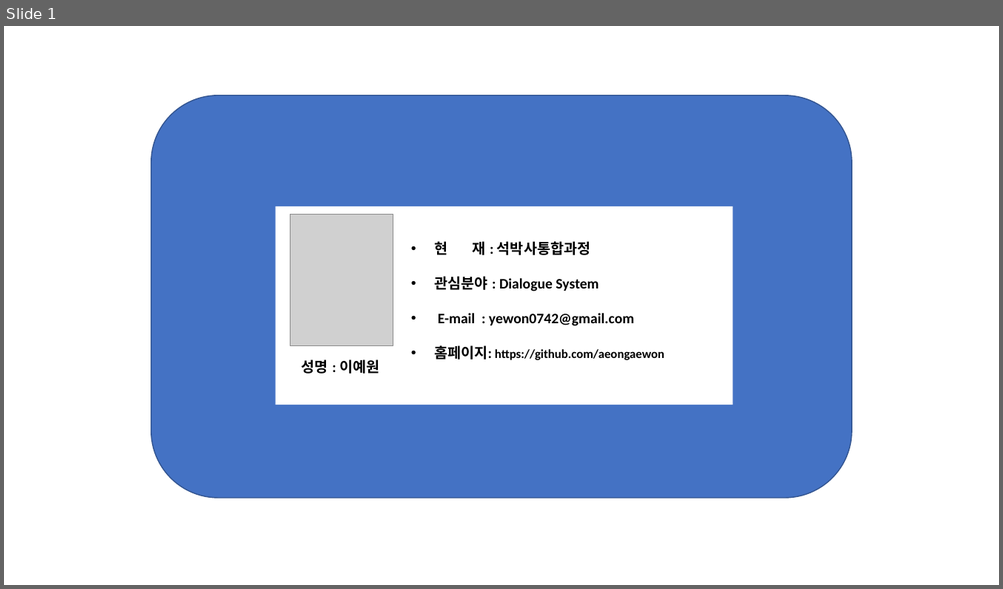
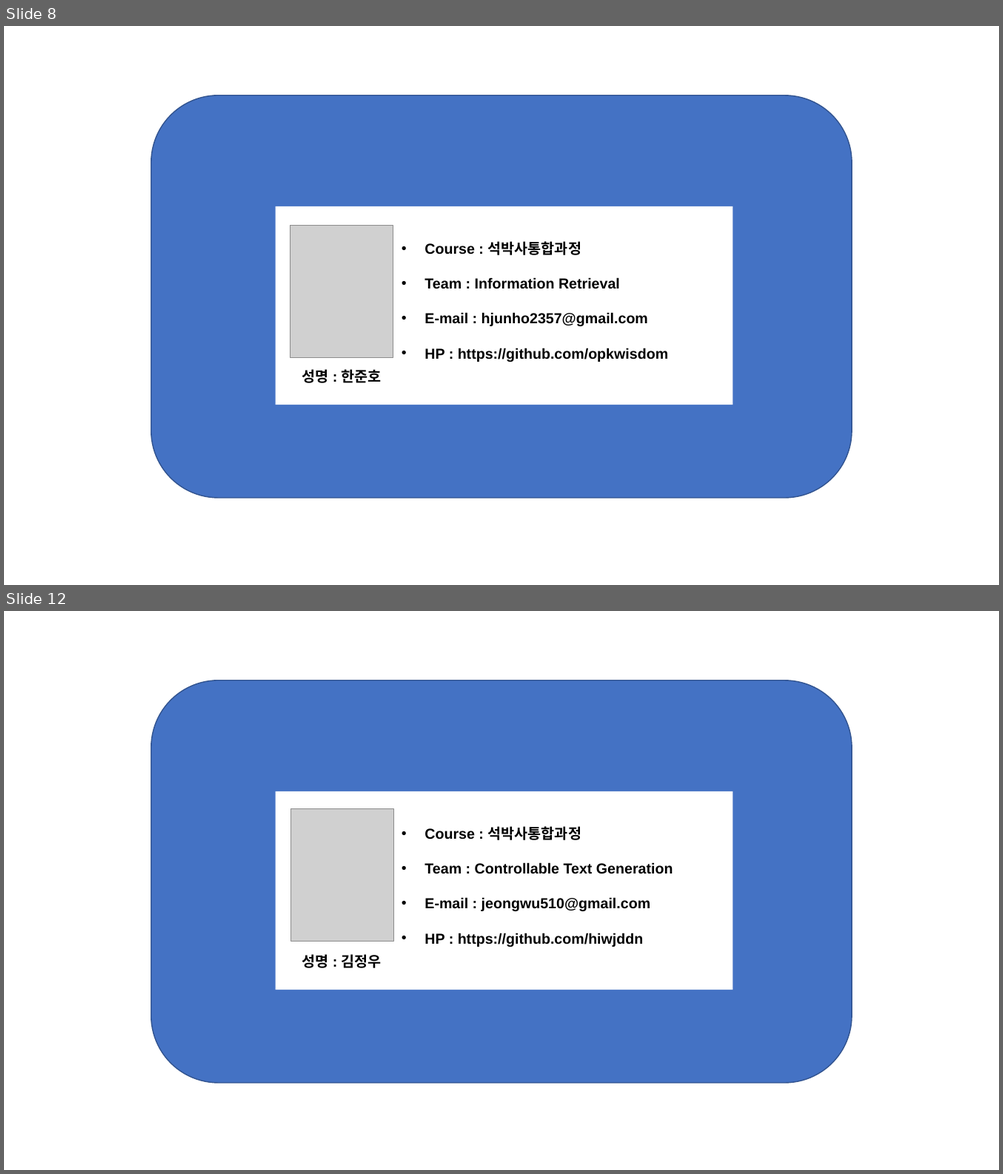
Before and after one commit to NLPlab-skku/NLPlab-skku.github.io, a slide deck: assets/img/members/member_template.pptx. Shown one above the other, each under a label of ours: slide 1 before the commit, slides 8 and 12 after it; the slides between them are not shown. The pictures are 1003x589 and 1003x1174 pixels, drawn with LibreOffice and Linux fonts; fonts in the diff are those of the drawing; grey boxes stand for pictures. Boxes give left, top, right and bottom in pixels: in the first picture for what was removed or moved away, otherwise in the second. Text is boxed around its words. In the diff, an @@ line names an element or a change of style, - is before the commit and + after.

```diff
--- a/assets/img/members/member_template.pptx
+++ b/assets/img/members/member_template.pptx
@@ slide 12 added at (4,611,999,1170), background #FFFFFF @@
@@ rounded rectangle added at (151,681,851,1083), fill #4472C4, outline #31538F 1 pt @@
@@ group added at (276,792,733,990): 2 texts, 1 rectangle, 1 picture @@
+• Course : 석박사통합과정
+• Team : Controllable Text Generation
+• E-mail : jeongwu510@gmail.com
+• HP : https://github.com/hiwjddn
+성명 : 김정우
@@ what was slide 1 is now slide 8 @@
@@ slide 8 changed as well @@
@@ rounded rectangle at (151,96,851,498): outline #325491 1 pt to #31538F 1 pt; proportions changed @@
@@ picture: place and size @@
-picture at (290,215,392,346)
+picture at (290,226,393,358)
@@ text at (424,241,668,362): text changed; font Calibri to Arial @@
-• 현 재 : 석박사통합과정
-• 관심분야 : Dialogue System
-• E-mail : yewon0742@gmail.com
-• 홈페이지: https://github.com/aeongaewon
+• Course : 석박사통합과정
+• Team : Information Retrieval
+• E-mail : hjunho2357@gmail.com
+• HP : https://github.com/opkwisdom
@@ text at (301,369,381,383): text changed; font Calibri to Arial @@
-성명 : 이예원
+성명 : 한준호
```
Also in this commit, not shown: 3 other slides changed, 13 other slides added, 2 slides removed, 18 other files.
